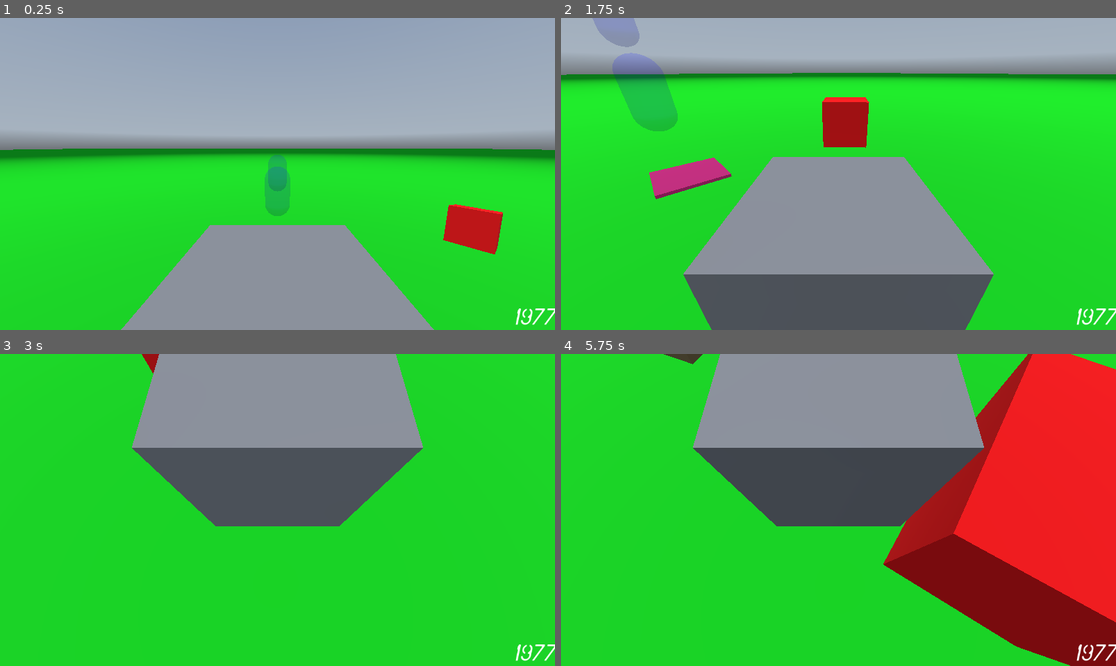
Above: before the commit, frames 1-4 (two rows, left to right).
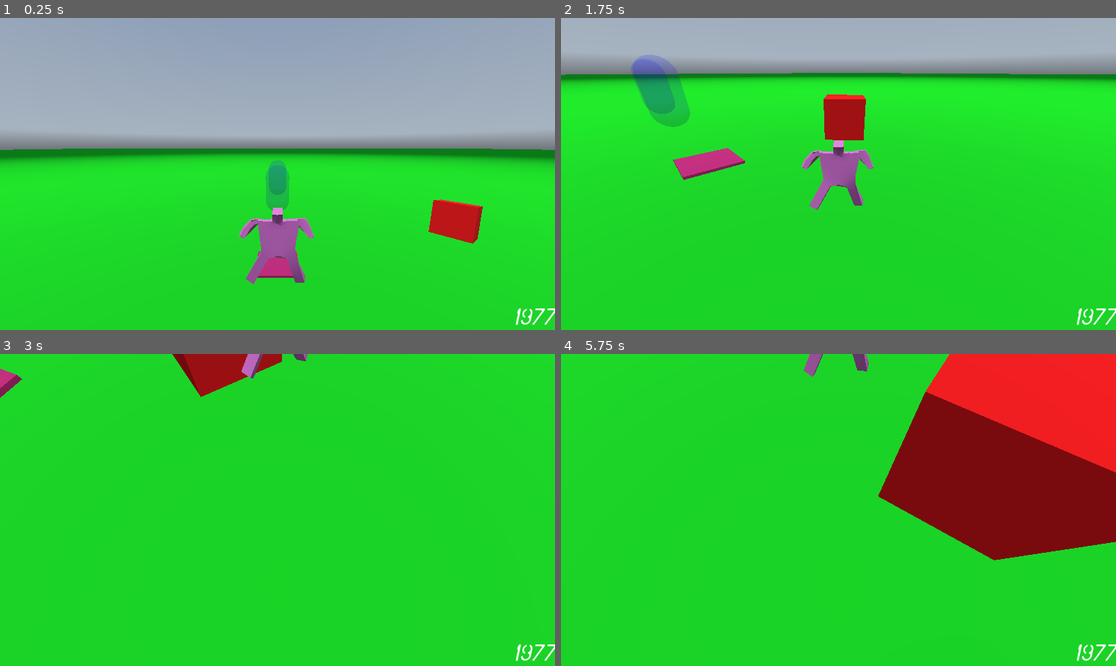
Above: after the commit, the same moments.

Repository: dktr0/dktr0-godot-playground
Game: Godot game, scene res://game.tscn
The game is run twice, just before and just after one commit, with the same random seed, the same clock (stepped at 60 frames per second) and the same inputs. A sky picture missing from this copy of the repository is replaced by a grey-blue gradient.
Inputs (mouse positions are in pixels of both pictures, inside the frame that each line leads up to):
- Up to frame 1 (0.25 s): no input
- Up to frame 2 (1.75 s): tap Enter (ui_accept) at 0.5 s; move the mouse to (866, 174) at 0.52 s; hold W (forward) from 0.53 s (still down); click (866, 174) at 0.6 s; tap Space (jump) at 0.77, 1.52 s; move the mouse to (810, 174) at 1.27 s; click (810, 174) at 1.35 s
- Up to frame 3 (3 s): keep holding W (forward); move the mouse to (288, 503) at 2.02 s; click (288, 503) at 2.1 s; tap Enter (ui_accept) at 2.75 s; move the mouse to (271, 516) at 2.77 s; click (271, 516) at 2.85 s
- Up to frame 4 (5.75 s): keep holding W (forward); tap Space (jump) at 3.02, 3.77, 4.52 s; move the mouse to (877, 513) at 3.52 s; click (877, 513) at 3.6 s; move the mouse to (794, 506) at 4.27 s; click (794, 506) at 4.35 s; tap Enter (ui_accept) at 5 s; move the mouse to (844, 510) at 5.02 s; click (844, 510) at 5.1 s

The runs differ from the first frame. In frame 1, 15% of the frame differs, in the area x 21-91%, y 43-100%; in frame 2, 28%; in frame 3, 24%; in frame 4, 48%, in the area x 18-100%, y 0-100%.

Commit message:
20250131

Diff:
--- a/game.tscn
+++ b/game.tscn
@@ -86,6 +86,44 @@
 "teleport2": SubResource("Animation_4jfu0")
 }
 
+[sub_resource type="Animation" id="Animation_ag400"]
+resource_name = "new_animation"
+length = 5.0
+loop_mode = 1
+tracks/0/type = "value"
+tracks/0/imported = false
+tracks/0/enabled = true
+tracks/0/path = NodePath(".:position")
+tracks/0/interp = 1
+tracks/0/loop_wrap = true
+tracks/0/keys = {
+"times": PackedFloat32Array(0),
+"transitions": PackedFloat32Array(1),
+"update": 0,
+"values": [Vector3(14, 1, 0)]
+}
+
+[sub_resource type="Animation" id="Animation_v5s1p"]
+length = 0.001
+tracks/0/type = "value"
+tracks/0/imported = false
+tracks/0/enabled = true
+tracks/0/path = NodePath(".:position")
+tracks/0/interp = 1
+tracks/0/loop_wrap = true
+tracks/0/keys = {
+"times": PackedFloat32Array(0),
+"transitions": PackedFloat32Array(1),
+"update": 0,
+"values": [Vector3(14, 1, 0)]
+}
+
+[sub_resource type="AnimationLibrary" id="AnimationLibrary_fcbci"]
+_data = {
+"RESET": SubResource("Animation_v5s1p"),
+"new_animation": SubResource("Animation_ag400")
+}
+
 [sub_resource type="PanoramaSkyMaterial" id="PanoramaSkyMaterial_tdbvw"]
 panorama = ExtResource("7_qvnh7")
 
@@ -139,6 +177,10 @@
 teleportTo = Vector3(-20, 0, 0)
 
 [node name="AnimationPlayer" type="AnimationPlayer" parent="Teleporter2"]
+libraries = {
+"": SubResource("AnimationLibrary_fcbci")
+}
+autoplay = "new_animation"
 
 [node name="weird-shape" parent="." instance=ExtResource("6_il1hv")]
 transform = Transform3D(1, 0, 0, 0, 1, 0, 0, 0, 1, -8, 0, 0)
--- a/playerFirstPerson.tscn
+++ b/playerFirstPerson.tscn
@@ -1,10 +1,14 @@
-[gd_scene load_steps=4 format=3 uid="uid://8fgyxb2esrdh"]
+[gd_scene load_steps=6 format=3 uid="uid://8fgyxb2esrdh"]
 
 [ext_resource type="Script" path="res://player_first_person.gd" id="1_81geb"]
+[ext_resource type="PackedScene" uid="uid://cagi05ck207gl" path="res://skeleton.glb" id="2_ign5v"]
 
 [sub_resource type="BoxShape3D" id="BoxShape3D_brf4u"]
 
 [sub_resource type="BoxMesh" id="BoxMesh_qeh56"]
+
+[sub_resource type="BoxShape3D" id="BoxShape3D_p30qp"]
+size = Vector3(1.05, 1.05, 1.05)
 
 [node name="Player" type="CharacterBody3D"]
 script = ExtResource("1_81geb")
@@ -13,7 +17,19 @@
 shape = SubResource("BoxShape3D_brf4u")
 
 [node name="MeshInstance3D" type="MeshInstance3D" parent="."]
+visible = false
 mesh = SubResource("BoxMesh_qeh56")
 
 [node name="Camera3D" type="Camera3D" parent="."]
-transform = Transform3D(1, 0, 0, 0, 0.990617, 0.136667, 0, -0.136667, 0.990617, 0, 1.08184, 0.938429)
+transform = Transform3D(1, 0, 0, 0, 0.990617, 0.136667, 0, -0.136667, 0.990617, 0, 1.08184, 1.49895)
+
+[node name="Area3D" type="Area3D" parent="."]
+
+[node name="CollisionShape3D" type="CollisionShape3D" parent="Area3D"]
+shape = SubResource("BoxShape3D_p30qp")
+
+[node name="skeleton" parent="." instance=ExtResource("2_ign5v")]
+transform = Transform3D(0.1, 0, 0, 0, 0.1, 0, 0, 0, 0.1, 0, 0, 0)
+
+[connection signal="area_entered" from="Area3D" to="." method="_on_area_3d_area_entered"]
+[connection signal="body_entered" from="Area3D" to="." method="_on_area_3d_body_entered"]
--- a/player_2_5d.gd
+++ b/player_2_5d.gd
@@ -3,8 +3,7 @@
 const SPEED = 5.0
 const JUMP_VELOCITY = 8
 
-@onready var rocketScene = preload("res://rocket.tscn");
-
+An
 func _physics_process(delta):
 	# Add the gravity.
 	if not is_on_floor():
--- a/player_first_person.gd
+++ b/player_first_person.gd
@@ -10,6 +10,9 @@
 
 func _ready():
 	Input.set_mouse_mode(Input.MOUSE_MODE_CAPTURED)
+	$"skeleton/AnimationPlayer".get_animation("Idle").loop_mode = Animation.LOOP_LINEAR;
+	$"skeleton/AnimationPlayer".get_animation("Walk").loop_mode = Animation.LOOP_LINEAR;
+	$"skeleton/AnimationPlayer".play("Idle");
 
 func _physics_process(delta):
 	var stickLook = Input.get_vector("lookleft","lookright","lookup","lookdown")*(-0.1);
@@ -28,11 +31,12 @@
 	if dir:
 		velocity.x = move_toward(velocity.x, dir.x*SPEED, abs(dir.x*ACCEL*delta));
 		velocity.z = move_toward(velocity.z, dir.z*SPEED, abs(dir.z*ACCEL*delta));
+		$"skeleton/AnimationPlayer".play("Walk");
 	else:
 		var velDir = velocity.normalized();
 		velocity.x = move_toward(velocity.x, 0, abs(velDir.x*DECEL*delta));
 		velocity.z = move_toward(velocity.z, 0, abs(velDir.z*DECEL*delta));
-
+		$"skeleton/AnimationPlayer".play("Idle");
 	move_and_slide()
 
 func _input(event):
@@ -43,3 +47,9 @@
 		mouseLookUpDown = -event.relative.y * 0.01; # increase/decrease 0.01 to change sensitivity
 		if abs(mouseLookUpDown) < 0.02: # dead zone for mouse motion up/down
 			mouseLookUpDown = 0.0;
+
+func _on_area_3d_body_entered(body):
+	pass # not doing anything here yet...
+
+func _on_area_3d_area_entered(area):
+	pass # not doing anything here yet...
--- a/rocket.gd
+++ b/rocket.gd
@@ -20,5 +20,7 @@
 
 func collidedWithAreaOrBody(areaOrBody):
 	if(!areaOrBody.is_in_group("Player") && !areaOrBody.is_in_group("Rocket")):
-		print("rocket deleting self because collided with something");
 		queue_free();
+
+func _on_timer_timeout():
+	queue_free();
--- a/rocket.tscn
+++ b/rocket.tscn
@@ -25,5 +25,11 @@
 transform = Transform3D(0.12, 0, 0, 0, -5.24537e-09, -0.12, 0, 0.12, -5.24537e-09, 0, 0, 0)
 shape = SubResource("CapsuleShape3D_mktvt")
 
+[node name="Timer" type="Timer" parent="."]
+wait_time = 10.0
+one_shot = true
+autostart = true
+
 [connection signal="area_entered" from="Area3D" to="." method="_on_area_3d_area_entered"]
 [connection signal="body_entered" from="Area3D" to="." method="_on_area_3d_body_entered"]
+[connection signal="timeout" from="Timer" to="." method="_on_timer_timeout"]
Not shown: 1 places in follower.tscn that only renumber resources
Not shown: 2 places in game.tscn that only renumber resources
Binary file added: skeleton.glb
Not shown, added: skeleton.glb.import
